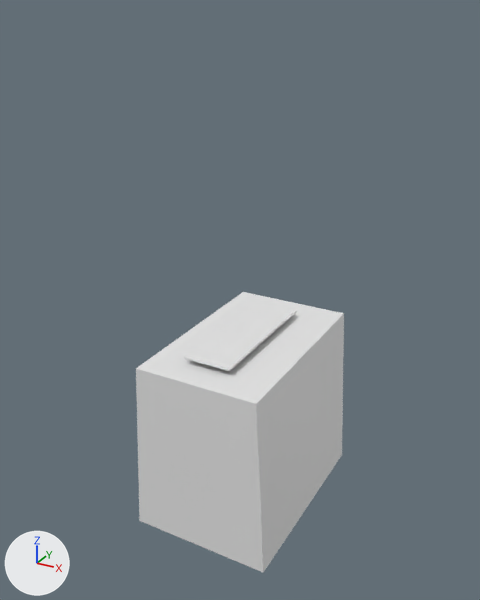
An edit to the Blender file jig/jig.blend, drawn before and after from the same camera.
Both versions are drawn from a 50 mm lens placed at (148.0, -273.0, 212.0), pointed at (-2.0, 0.0, 75.0). Every picture has the same lights, and +X, +Y and +Z are marked at lower left. The first picture is the older version. The same objects are shown in both versions, whatever each file hides.

The first picture shows 'slide', 'wall.punch'.
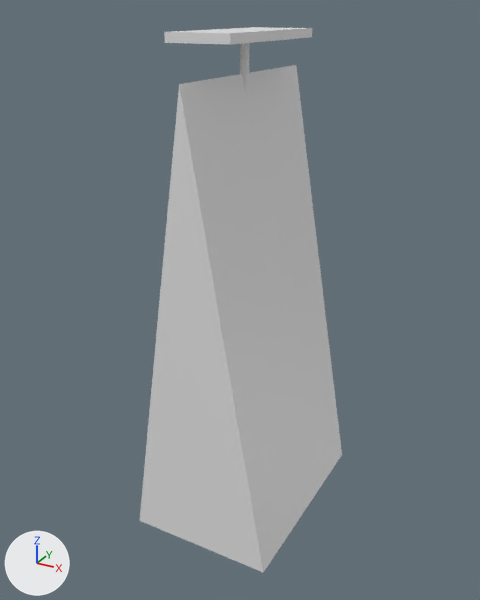
Boxes (x1, y1, x2, y2) around the edits, measured in the pictures (480 x 600 px):
'wall.punch', reshaped (80% taller): before (136, 292, 344, 573); after (140, 65, 342, 573)
'slide', moved, rescaled: before (184, 302, 296, 371); after (164, 27, 313, 45)
'led.green', moved, rescaled (not visible before): after (240, 43, 249, 100)
'led.red', moved, rescaled (not visible before): after (248, 86, 249, 100)

Edits to the bpy script that builds the scene:
```text
Change me_cube_005:
    used by ob_wall_punch; location = (0.0, 24.0, -34.8); rotation_euler = (0.0, 0.0, 1.571), in degrees (0, 0, 90); scale = (2.0, 15.7, 7.0)
    remove me_cube_005.from_pydata(...)  # 8 vertices, 6 faces; spans x -38.1..15.6, y -2.5..2.3, z -1.0..12.6
    add me_cube_005.from_pydata(...)  # 8 vertices, 6 faces; spans x -38.1..15.6, y -2.5..2.3, z -1.0..31.4
    me_cube_005 part 1
    me_cube_005.vertices[1].co: (-38.1, -2.2, 12.6) -> (-38.1, 0.0, 31.4)  # pixel (256, 404) -> pixel (179, 84)
    me_cube_005.vertices[3].co: (-38.1, 1.9, 12.6) -> (-38.1, 0.0, 31.4)  # pixel (135, 368) -> pixel (179, 84)
    me_cube_005.vertices[5].co: (15.6, -2.2, 12.6) -> (15.6, 0.0, 31.4)  # pixel (344, 313) -> pixel (296, 64)
    me_cube_005.vertices[7].co: (15.6, 1.9, 12.6) -> (15.6, 0.0, 31.4)  # pixel (243, 291) -> pixel (296, 64)
Change ob_led_green:
    ob_led_green.location: (0.0, -2.0, 0.0) -> (0.0, 0.0, 200.0)
    ob_led_green.scale: (2.5, 2.5, 57.0) -> (2.0, 2.0, 107.0)
Change ob_led_red:
    ob_led_red.location: (0.0, 4.0, 0.0) -> (0.0, 0.0, 200.0)
    ob_led_red.scale: (2.5, 2.5, 57.0) -> (2.0, 2.0, 108.0)
Change ob_slide:
    ob_slide.location: (0.0, 0.0, 57.0) -> (0.0, 0.0, 200.0)
    ob_slide.scale: (12.5, 37.5, 0.5) -> (15.0, 39.0, 0.515)
```
